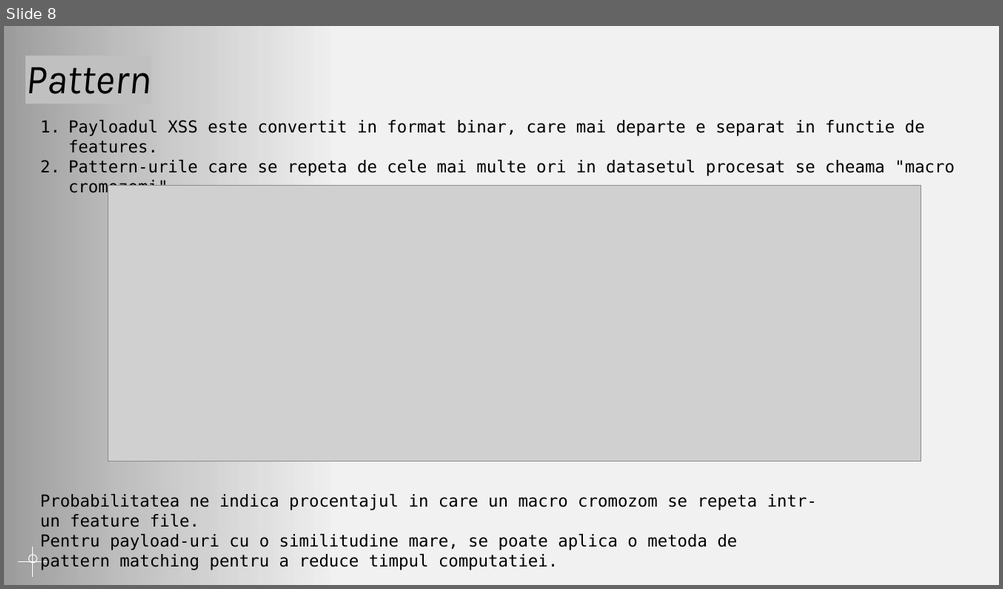
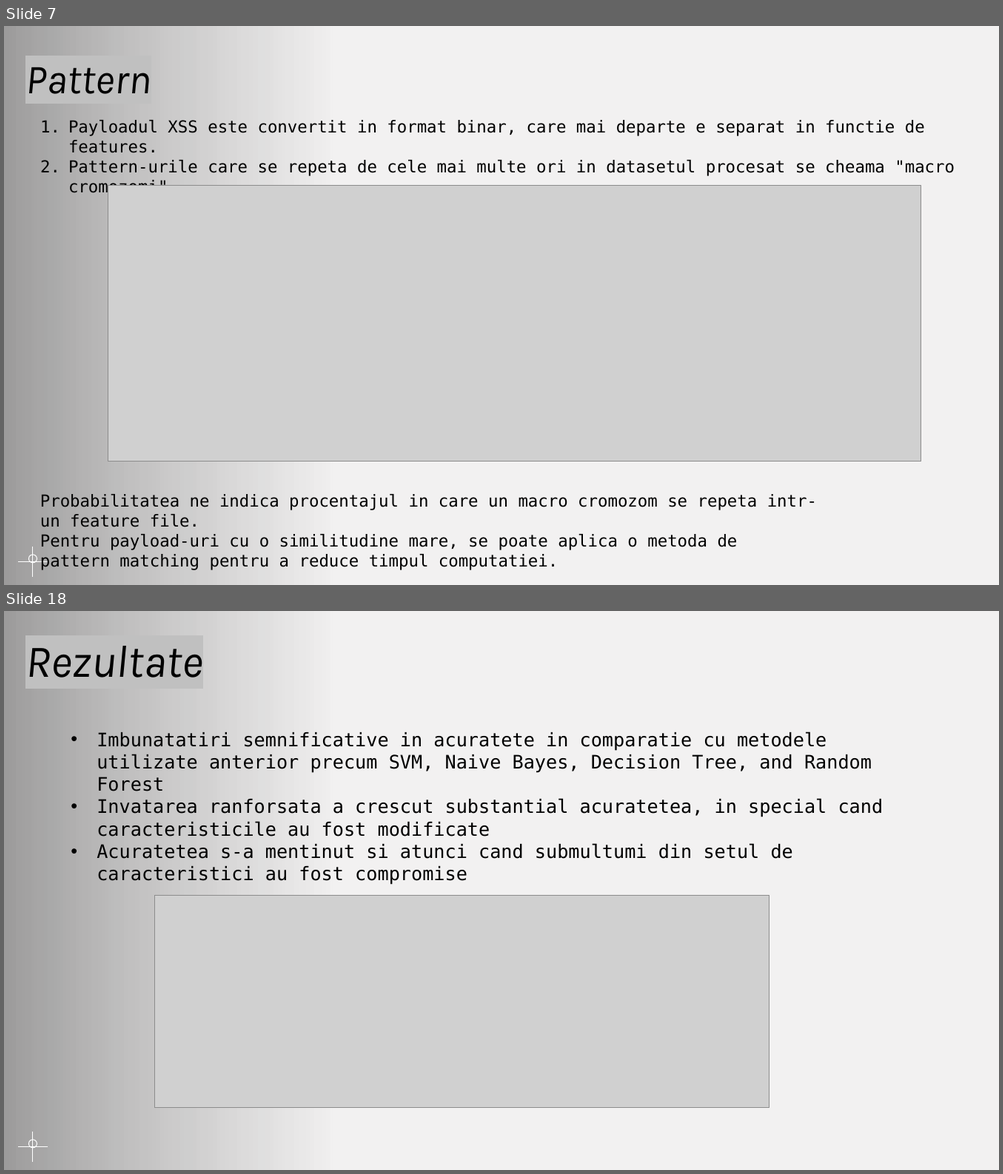
Before and after one commit to AntonioN09/ProiectTSS, a slide deck: Proiect_TSS.pptx. Shown one above the other, each under a label of ours: slide 8 before the commit, slides 7 and 18 after it; the slides between them are not shown. The pictures are 1003x589 and 1003x1174 pixels, drawn with LibreOffice and Linux fonts; fonts in the diff are those of the drawing; grey boxes stand for pictures; background and template pictures are left out. Boxes give left, top, right and bottom in pixels: in the first picture for what was removed or moved away, otherwise in the second. Text is boxed around its words. In the diff, an @@ line names an element or a change of style, - is before the commit and + after.

```diff
--- a/Proiect_TSS.pptx
+++ b/Proiect_TSS.pptx
@@ slide 18 added at <box>4,611,999,1170</box>, background picture (left out) @@
@@ rectangle added at <box>4,611,333,1170</box>, fill gradient #000000 @@
@@ title added at <box>25,646,203,678</box>, 44.1 pt, text #000000, italic @@
+Rezultate
@@ text added at <box>96,732,883,885</box>, 18 pt, text #000000 @@
+• Imbunatatiri semnificative in acuratete in comparatie cu metodele utilizate anterior precum SVM, Naive Bayes, Decision Tree, and Random Forest
+• Invatarea ranforsata a crescut substantial acuratetea, in special cand caracteristicile au fost modificate
+• Acuratetea s-a mentinut si atunci cand submultumi din setul de caracteristici au fost compromise
@@ picture added at <box>155,896,768,1108</box> @@
@@ ellipse added at <box>28,1140,37,1148</box>, outline #FFFFFF 0.75 pt @@
@@ line added from (33, 1162) to (33, 1133), #FFFFFF 0.75 pt @@
@@ line added from (18, 1147) to (47, 1147), #FFFFFF 0.75 pt @@
@@ what was slide 8 is now slide 7 @@
```
Also in this commit, not shown: 5 slides changed, 7 other slides added, 1 slide removed, 2 other files.
